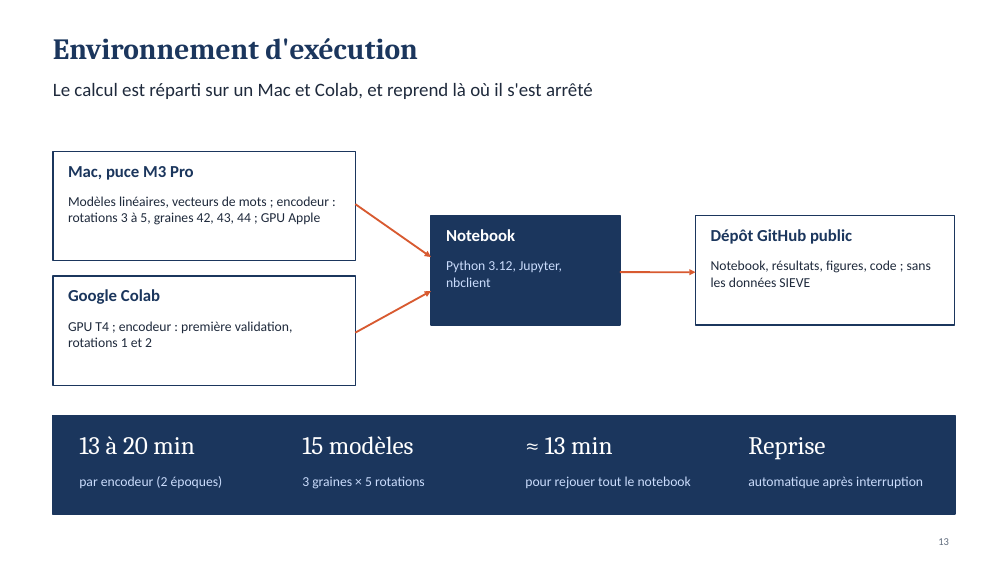
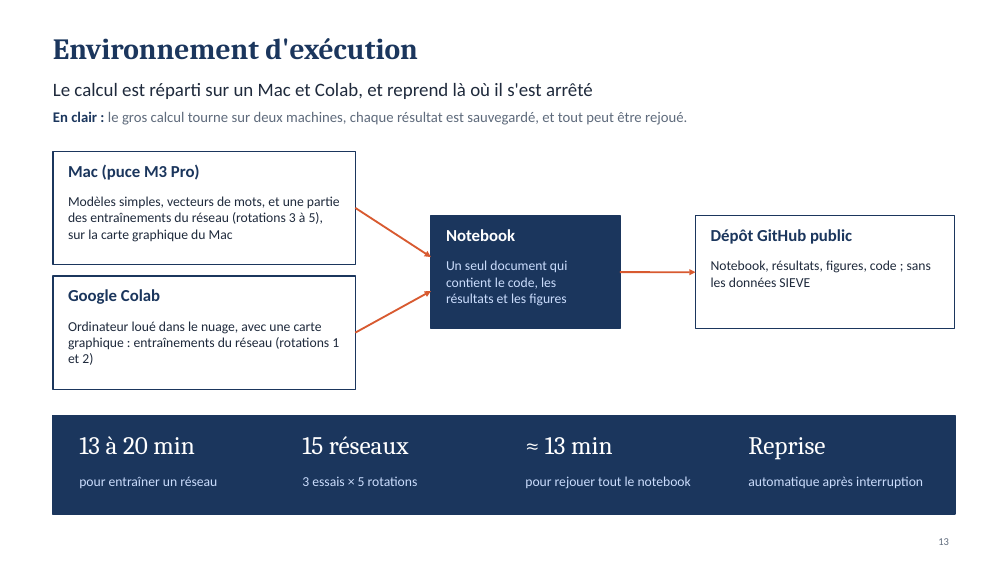
Before and after one commit to MADENIYOU/siem-open-world-log-classification, a slide deck: slide 13 of presentation/Soutenance_SIEM_monde_ouvert.pptx. Drawn at 1008x567 pixels with LibreOffice and Linux fonts; fonts in the diff are those of the drawing. Boxes give left, top, right and bottom in pixels: in the first picture for what was removed or moved away, otherwise in the second. Text is boxed around its words. In the diff, an @@ line names an element or a change of style, - is before the commit and + after.

```diff
--- a/presentation/Soutenance_SIEM_monde_ouvert.pptx
+++ b/presentation/Soutenance_SIEM_monde_ouvert.pptx
@@ text added at (53,111,687,125), 14 pt, text #5F6B7C @@
+En clair : le gros calcul tourne sur deux machines, chaque résultat est sauvegardé, et tout peut être rejoué.
@@ rectangle: place and size @@
-rectangle at (53,151,355,261)
+rectangle at (53,151,355,265)
@@ text at (68,165,200,180): text changed @@
-Mac, puce M3 Pro
+Mac (puce M3 Pro)
@@ text at (68,196,340,242): text changed @@
-Modèles linéaires, vecteurs de mots ; encodeur : rotations 3 à 5, graines 42, 43, 44 ; GPU Apple
+Modèles simples, vecteurs de mots, et une partie des entraînements du réseau (rotations 3 à 5), sur la carte graphique du Mac
@@ arrow moved from (355, 204) - (431, 257) to (355, 208) - (431, 257) @@
@@ rectangle: place and size @@
-rectangle at (431,216,620,325)
+rectangle at (431,216,620,329)
@@ rectangle: place and size @@
-rectangle at (696,216,955,325)
+rectangle at (696,216,955,329)
@@ text at (446,260,567,306): text changed @@
-Python 3.12, Jupyter, nbclient
+Un seul document qui contient le code, les résultats et les figures
@@ text at (68,321,339,365): text changed @@
-GPU T4 ; encodeur : première validation, rotations 1 et 2
+Ordinateur loué dans le nuage, avec une carte graphique : entraînements du réseau (rotations 1 et 2)
@@ text at (302,436,409,454): text changed @@
-15 modèles
+15 réseaux
@@ text at (79,476,217,488): text changed @@
-par encodeur (2 époques)
+pour entraîner un réseau
@@ text at (302,476,418,486): text changed @@
-3 graines × 5 rotations
+3 essais × 5 rotations
```
Also in this commit, not shown: 16 other slides changed, 3 slides added, 3 other files.
